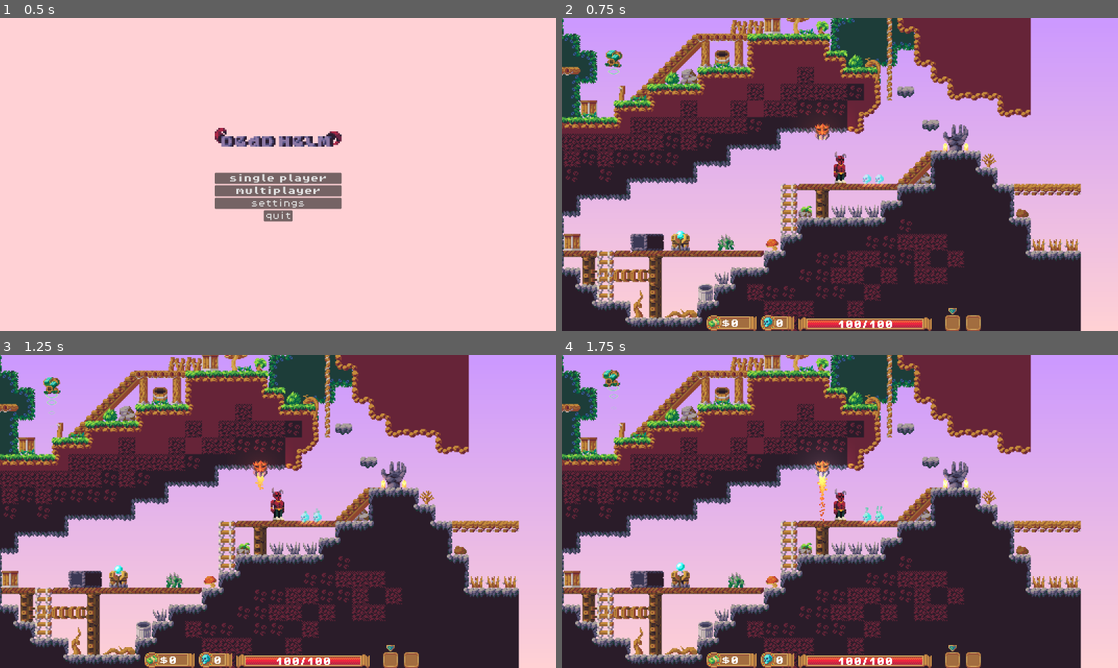
Above: before the commit, frames 1-4 (two rows, left to right).
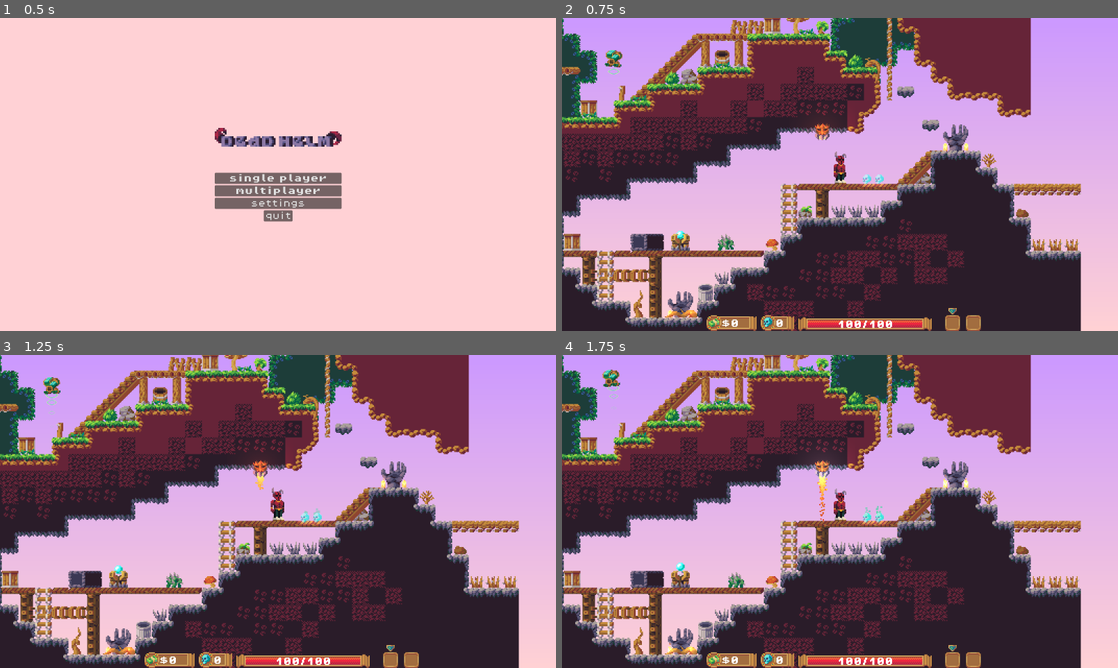
Above: after the commit, the same moments.

Repository: andy-wittig/Deadhelm-WIP
Game: Godot game, scene res://scenes/main_menu.tscn
Two runs of this game, one before a commit and one after it. Both use one fixed random seed, a clock stepped at 60 frames per second and the inputs below.
Inputs (mouse positions are in pixels of both pictures, inside the frame that each line leads up to):
- Up to frame 1 (0.5 s): no input
- Up to frame 2 (0.75 s): click "single player" at 0.5 s
- Up to frame 3 (1.25 s): no input
- Up to frame 4 (1.75 s): drag from (951, 658) to (606, 611) at 1.27 s

Frame 1 is identical in both runs. In frame 2, 0.3% of the frame differs, in the area x 18-25%, y 87-97%; in frame 3, 0.3%; in frame 4, 0.3%, in the area x 18-58%, y 48-97%.

Commit message:
small fixes

Diff:
--- a/scenes/game.tscn
+++ b/scenes/game.tscn
@@ -526,6 +526,11 @@
 soul_cost = 1
 spell_type = "shield"
 
+[node name="offering shrine2" parent="game objects" instance=ExtResource("13_le3ki")]
+z_index = -1
+position = Vector2(256, 192)
+soul_cost = 1
+
 [node name="soul" parent="game objects" instance=ExtResource("15_4uqt5")]
 position = Vector2(435, 56)
 
--- a/scenes/offering shrine.tscn
+++ b/scenes/offering shrine.tscn
@@ -7,6 +7,7 @@
 [ext_resource type="FontFile" uid="uid://s0bpnvolv2i8" path="res://assets/fonts/PixelOperator8.ttf" id="5_kwcm2"]
 
 [sub_resource type="ShaderMaterial" id="ShaderMaterial_hcyye"]
+resource_local_to_scene = true
 shader = ExtResource("2_h7ffm")
 shader_parameter/outline_color = Color(1, 1, 1, 1)
 shader_parameter/enabled = false
--- a/scenes/shield.tscn
+++ b/scenes/shield.tscn
@@ -32,5 +32,5 @@
 wait_time = 4.0
 autostart = true
 
-[connection signal="body_entered" from="." to="." method="_on_body_entered"]
+[connection signal="area_entered" from="." to="." method="_on_area_entered"]
 [connection signal="timeout" from="DestroyTimer" to="." method="_on_destroy_timer_timeout"]
--- a/scripts/shield.gd
+++ b/scripts/shield.gd
@@ -1,4 +1,6 @@
 extends Area2D
+
+const DIAL_RADIUS = 22
 
 var direction : Vector2
 var player : CharacterBody2D
@@ -11,14 +13,11 @@
 func _ready():
 	shield_sprite.rotation = direction.angle()
 
-func _process(delta):
-	pass
-
 func _on_destroy_timer_timeout():
 	queue_free()
 
-func _on_body_entered(body):
+func _on_area_entered(area):
 	print ("shield collided!")
-	if (body.is_in_group("enemy_projectile")):
-		#if (multiplayer.is_server()):
-		body.rpc("destroy_self")
+	if (area.is_in_group("enemy_projectile")):
+		if (multiplayer.is_server()):
+			area.rpc("destroy_self")
